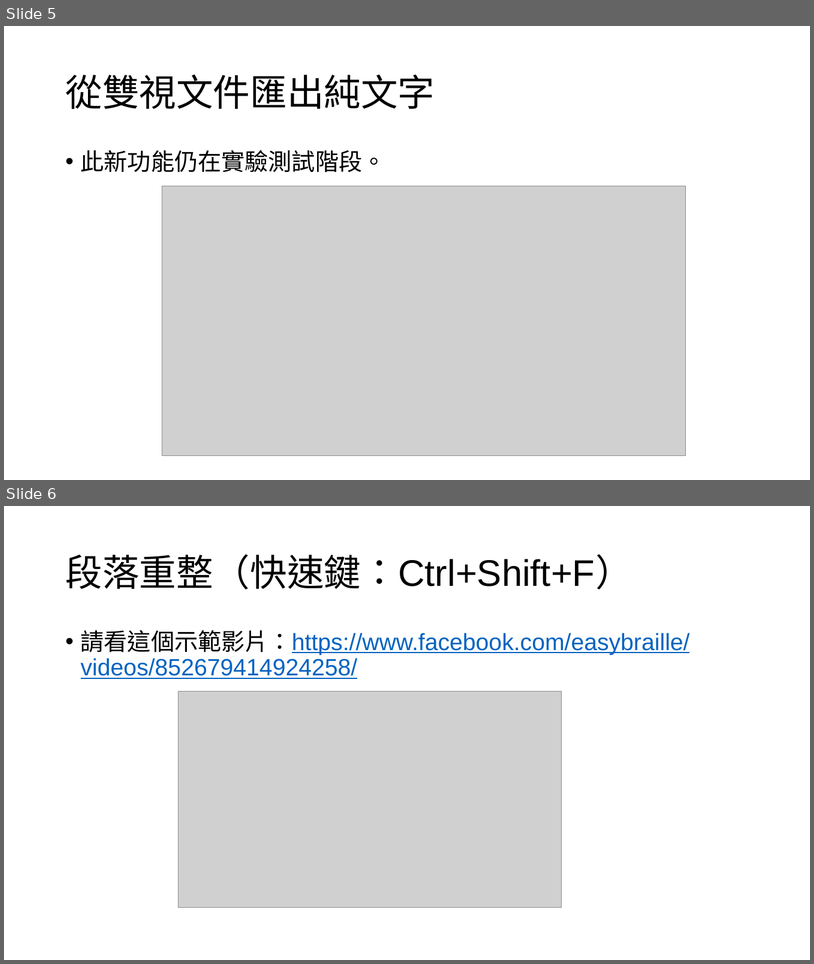
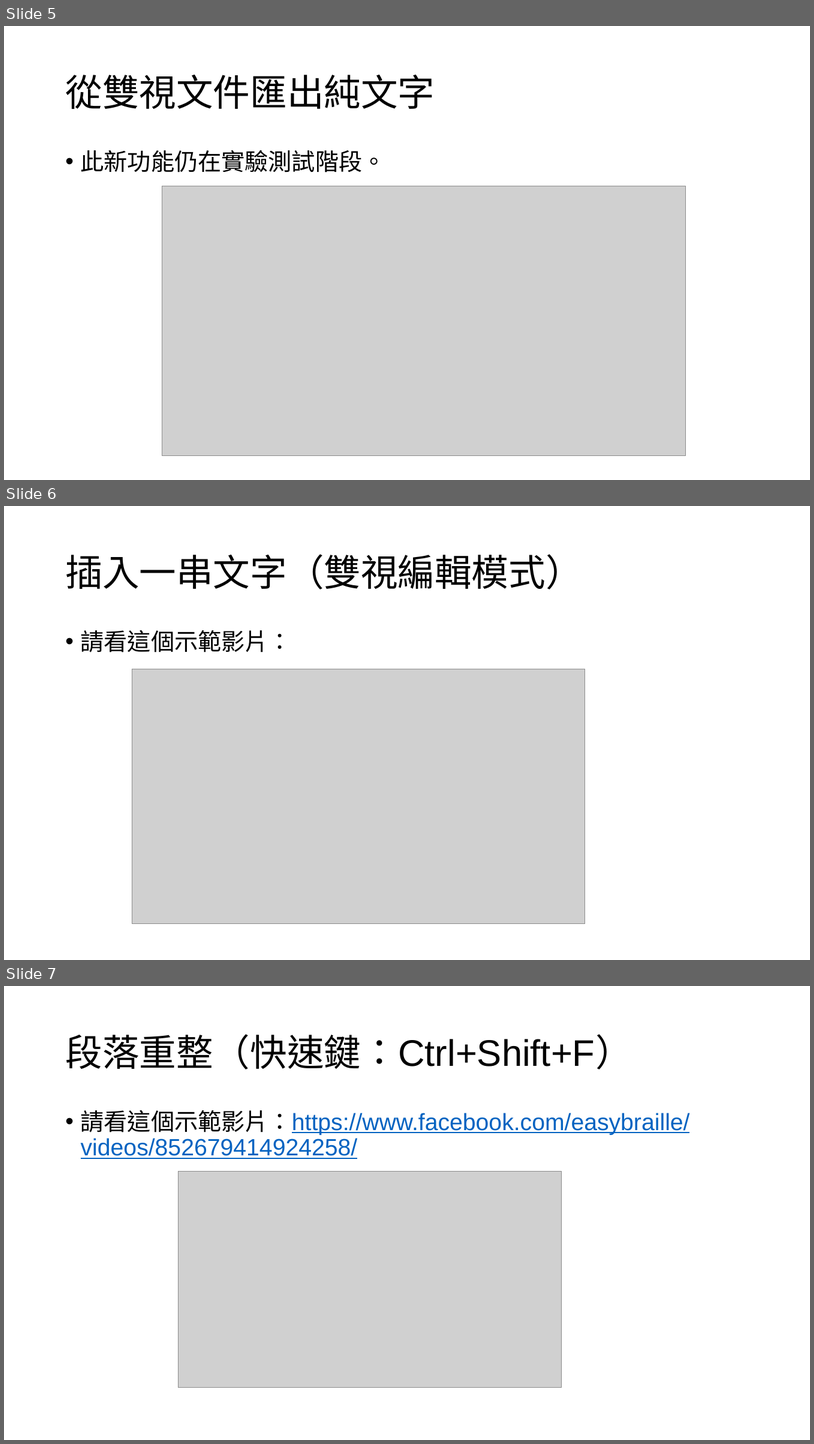
Before and after one commit to braillekit/text-to-braille, a slide deck: Doc/行銷/易點雙視 v3 有哪些新功能與改善.pptx. Shown one above the other, each under a label of ours: slides 5 and 6 before the commit, slides 5, 6 and 7 after it. The pictures are 814x964 and 814x1444 pixels, drawn with LibreOffice and Linux fonts; fonts in the diff are those of the drawing; grey boxes stand for pictures. Boxes give left, top, right and bottom in pixels: in the first picture for what was removed or moved away, otherwise in the second. Text is boxed around its words. In the diff, an @@ line names an element or a change of style, - is before the commit and + after.

```diff
--- a/Doc/行銷/易點雙視 v3 有哪些新功能與改善.pptx
+++ b/Doc/行銷/易點雙視 v3 有哪些新功能與改善.pptx
@@ slide 6 added at [4, 506, 810, 960], background #FFFFFF @@
@@ title added at [65, 554, 582, 589], 44 pt, text #000000 @@
+插入一串文字（雙視編輯模式）
@@ text added at [81, 630, 292, 652], 28 pt, text #000000 @@
+• 請看這個示範影片：
@@ picture added at [132, 669, 585, 924] @@
@@ what was slide 6 is now slide 7 @@
```
Also in this commit, not shown: 2 slides changed, 1 other file.
